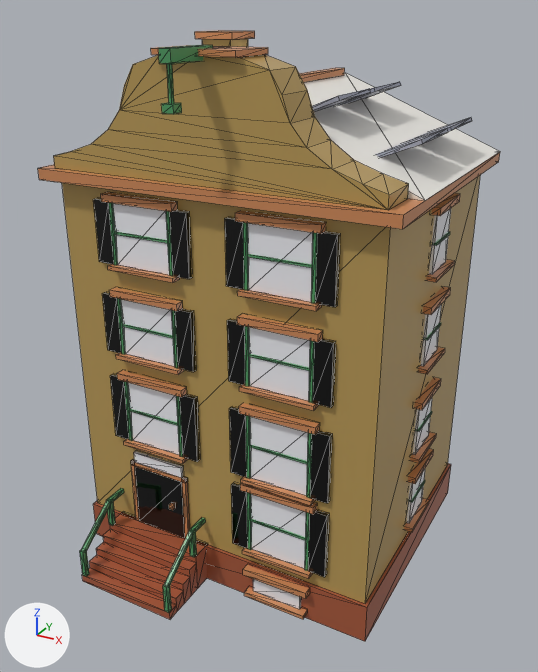
A saved change to the glTF model assets/managed-models/buildings/house-1x1-4f-dutch-a-solar/house-1x1-4f-dutch-a-solar.glb.
Both versions are drawn from a 50 mm camera at (0.976, -1.77, 1.572) aimed at (0.015, -0.023, 0.698). Arrows for +X, +Y and +Z are at lower left; the lights stay in place. The older version comes first. Mesh edges are drawn as thin lines. Vertices at exactly the same position are counted once.

Objects in the first picture: 'house-1x1-4f-dutch-a-solar'.
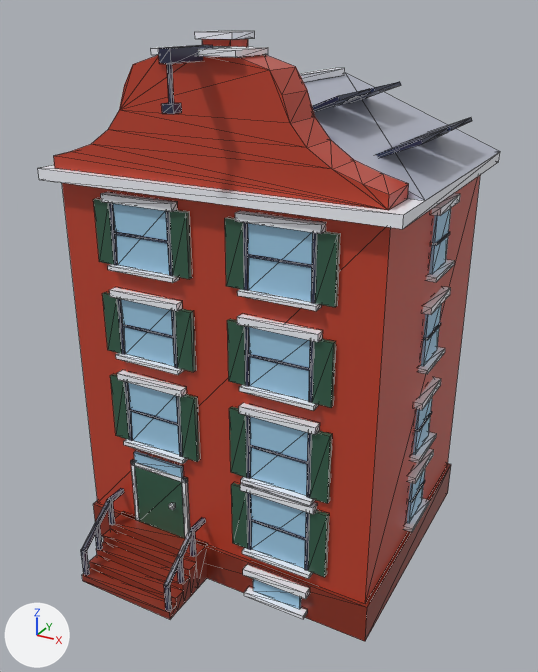
What differs and where, as boxes (x1, y1, x2, y2) in the pictures (538 x 672 px; the box of a moved part takes in the faces that stretch with it):
part 1 of me_house_1x1_4f_dutch_a_solar, added: after (94, 523, 103, 550)
part 2 of me_house_1x1_4f_dutch_a_solar, moved or reshaped: before (80, 490, 206, 613); after (81, 490, 206, 611)
part 3 of me_house_1x1_4f_dutch_a_solar, surface changed: (38, 30, 500, 641) in both

The edits, one by one:
me_house_1x1_4f_dutch_a_solar is used by ob_house_1x1_4f_dutch_a_solar; location (0.0, 0.0, 0.0).
me_house_1x1_4f_dutch_a_solar had 1298 vertices, 2156 faces and spanned x -0.5..0.5, y -0.5..0.5, z 0.0..1.51.
me_house_1x1_4f_dutch_a_solar now has 1314 vertices, 2180 faces and spans x -0.5..0.5, y -0.5..0.5, z 0.0..1.51.
me_house_1x1_4f_dutch_a_solar part 1: a new loose piece, a box spanning x -0.356..-0.344, y -0.431..-0.419, z 0.072..0.164, in mat_m_house_1x1_4f_dutch_a_solar.
Part 2, on me_house_1x1_4f_dutch_a_solar:
5 vertices are removed from x -0.36..-0.04, y -0.5..-0.49, z 0.02..0.11.
70 faces are deleted.
2 vertices move from x -0.06..-0.04, y -0.5, z 0.11 to x -0.06..-0.04, y -0.43, z 0.16.
8 vertices are added at x -0.06..-0.04, y -0.48..-0.42, z 0.02..0.16.
5 new vertices lie (0.0, 0.0, 0.1) away from vertices in x -0.36..-0.04, y -0.5..-0.49, z 0.02.
82 new faces join them.
me_house_1x1_4f_dutch_a_solar part 3: 2086 kept faces spanning x -0.5..0.5, y -0.5..0.5, z 0.0..1.51 get new texture (UV) coordinates.
